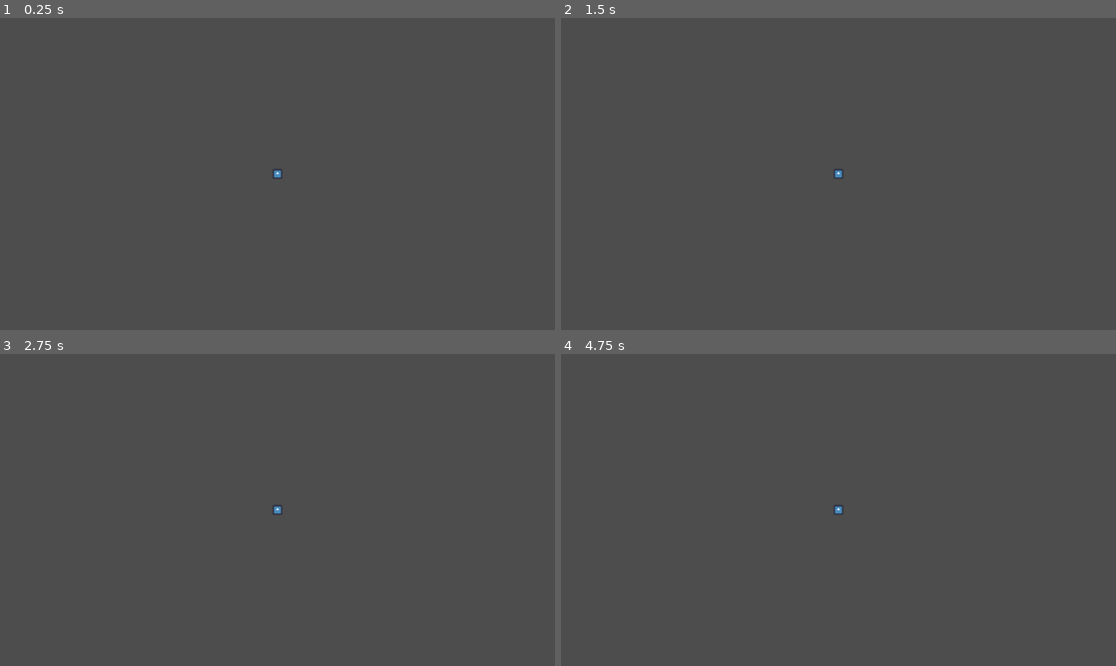
Above: before the commit, frames 1-4 (two rows, left to right).
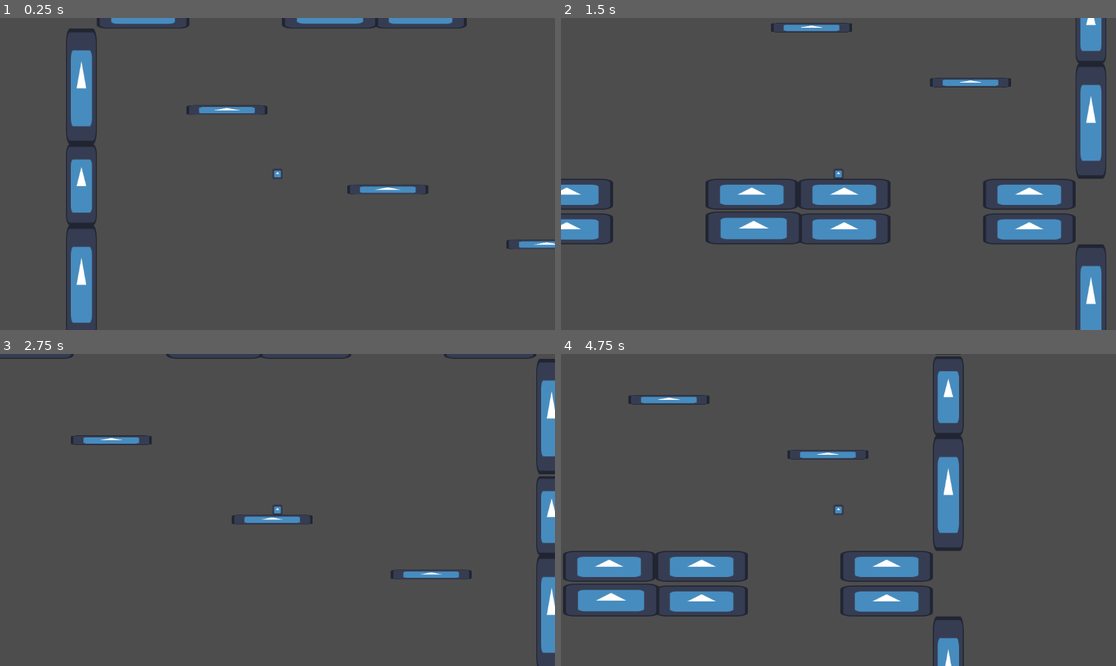
Above: after the commit, the same moments.

Repository: 2139934-Lauziere-Nathan/testmapgeneration
Game: Godot game, scene res://main/scene/main.tscn
The game is run twice, just before and just after one commit, with the same random seed, the same clock (stepped at 60 frames per second) and the same inputs. The engine's default icon, where the game draws it, is replaced by a stand-in: a white triangle on a blue panel in a dark square.
Inputs:
- Up to frame 1 (0.25 s): no input
- Up to frame 2 (1.5 s): tap Enter (ui_accept) at 0.5, 0.77 s; hold Right (ui_right) from 0.53 s (still down)
- Up to frame 3 (2.75 s): tap Enter (ui_accept) at 1.52 s; release Right (ui_right) at 2.03 s; hold Left (ui_left) from 2.03 s (still down)
- Up to frame 4 (4.75 s): release Left (ui_left) at 2.78 s; hold Right (ui_right) 2.78-4.28 s; tap Enter (ui_accept) at 3.02, 3.77, 4.52 s; hold Left (ui_left) from 4.28 s (still down)

The runs differ from the first frame. In frame 1, 4.8% of the frame differs, in the area x 11-100%, y 0-100%; in frame 2, 10%, in the area x 0-99%, y 0-100%; in frame 3, 3.2%; in frame 4, 9.3%.
Error before the commit: Attempt to call function 'instantiate' in base 'null instance' on a null instance. (res://main/script/main.gd:6)

Commit message:
changement nom resources

Diff:
--- a/main/script/main.gd
+++ b/main/script/main.gd
@@ -3,7 +3,7 @@
 
 # Called when the node enters the scene tree for the first time.
 func _ready():
-	var newlv = load("res://map/scene/coeur.tscn").instantiate()
+	var newlv = load("res://map/structure_niveau/croix.tscn").instantiate()
 	add_child(newlv)
 
 	pass # Replace with function body.
--- a/map/structure_niveau/croix.tscn
+++ b/map/structure_niveau/croix.tscn
@@ -1,20 +1,23 @@
 [gd_scene load_steps=2 format=3 uid="uid://c2yaohuojwvnc"]
 
-[ext_resource type="PackedScene" uid="uid://b0idvgehis82v" path="res://room/scene/empty_room.tscn" id="1_cuib4"]
+[ext_resource type="PackedScene" uid="uid://b0idvgehis82v" path="res://room/scene/empty_room.tscn" id="1_6jhqs"]
 
 [node name="Coeur" type="Node2D"]
 
-[node name="emptyRoom" parent="." instance=ExtResource("1_cuib4")]
+[node name="emptyRoom" parent="." instance=ExtResource("1_6jhqs")]
 position = Vector2(0, 64)
 
-[node name="emptyRoom2" parent="." instance=ExtResource("1_cuib4")]
+[node name="emptyRoom2" parent="." instance=ExtResource("1_6jhqs")]
 position = Vector2(0, -712)
 
-[node name="emptyRoom3" parent="." instance=ExtResource("1_cuib4")]
+[node name="emptyRoom3" parent="." instance=ExtResource("1_6jhqs")]
 position = Vector2(-1272, -712)
 
-[node name="emptyRoom" parent="emptyRoom3" instance=ExtResource("1_cuib4")]
+[node name="emptyRoom" parent="emptyRoom3" instance=ExtResource("1_6jhqs")]
 position = Vector2(2560, 0)
 
-[node name="emptyRoom4" parent="." instance=ExtResource("1_cuib4")]
+[node name="emptyRoom4" parent="." instance=ExtResource("1_6jhqs")]
 position = Vector2(0, -1488)
+
+[node name="emptyRoom5" parent="." instance=ExtResource("1_6jhqs")]
+position = Vector2(0, 848)
Not shown: 2 places in room/scene/wall/DW_L_wall.tscn that only renumber resources
Not shown: 2 places in room/scene/wall/DW_R_wall.tscn that only renumber resources
Not shown: 2 places in room/scene/wall/L_wall.tscn that only renumber resources
Not shown: 2 places in room/scene/wall/R_wall.tscn that only renumber resources
Not shown: 2 places in room/scene/wall/Up_L_wall.tscn that only renumber resources
Not shown: 2 places in room/scene/wall/Up_R_wall.tscn that only renumber resources
